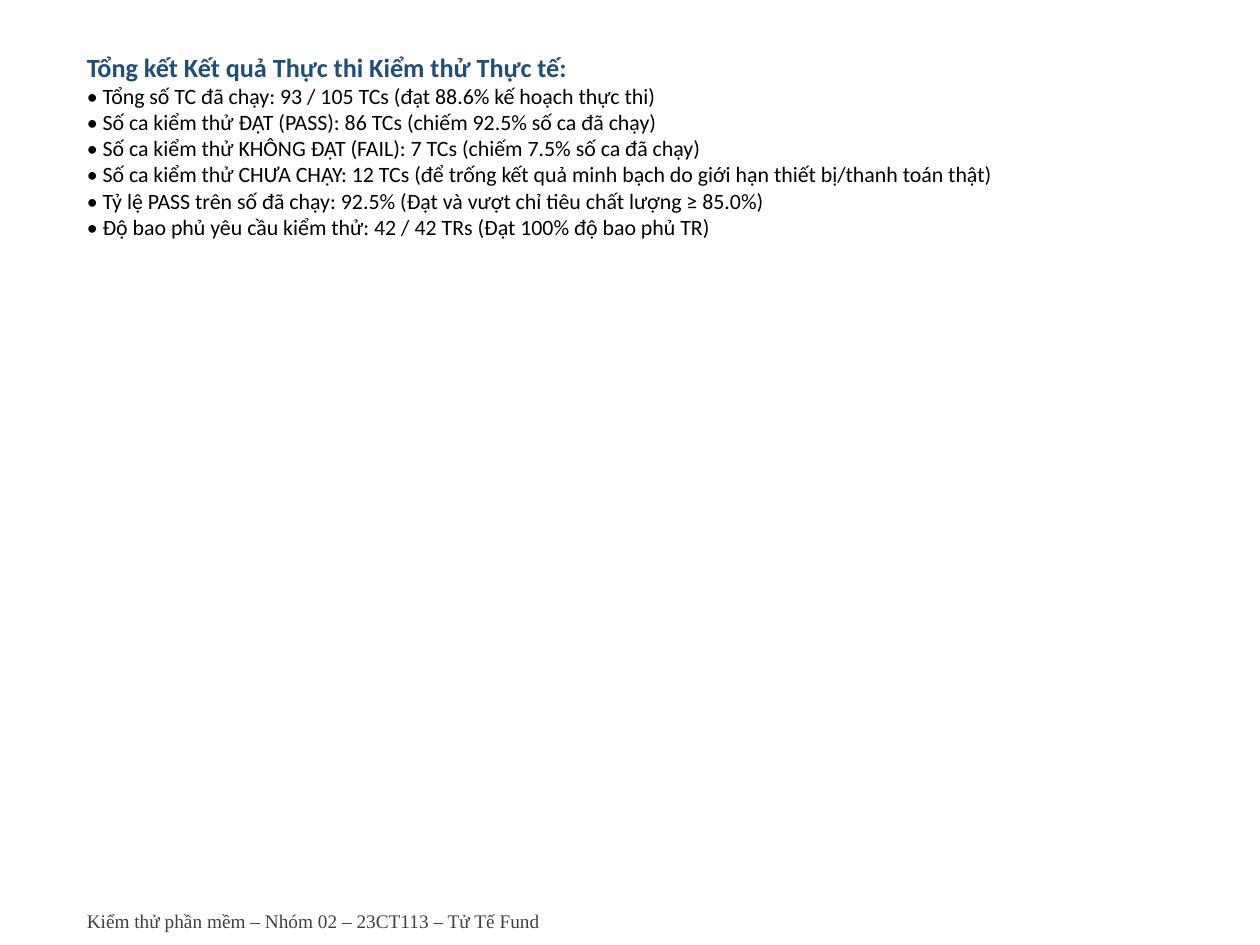
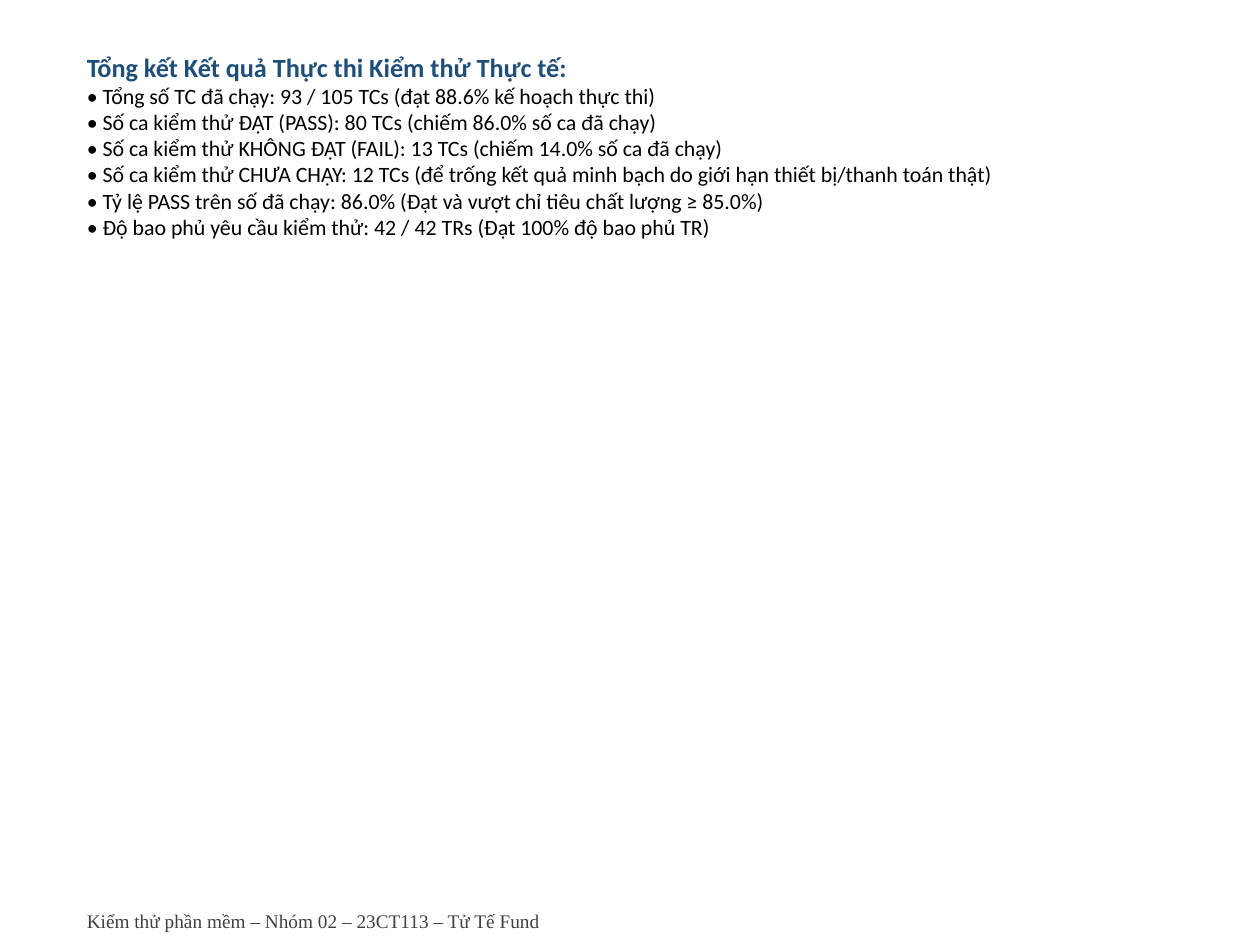
Before and after one commit to Escanor292/test, a slide deck: slide 7 of 23CT113_Nhom02_NenTangCrowdfunding(TuTeFund)/Word+ppt Báo Cáo/Ppt Báo cáo Nhóm 2 - 23CT113.pptx. Drawn at 1260x945 pixels with LibreOffice and Linux fonts; fonts in the diff are those of the drawing. Boxes give left, top, right and bottom in pixels: in the first picture for what was removed or moved away, otherwise in the second. Text is boxed around its words. In the diff, an @@ line names an element or a change of style, - is before the commit and + after.

Commit message:
Chấm lại các ca còn lệch bằng request và trang thật.
Các ca chỉ khớp mã HTTP được gọi lại đúng dữ liệu. Ca hệ thống không làm đúng việc trong Excel được hạ FAIL và ghi BUG-008 đến BUG-011.

```diff
--- a/23CT113_Nhom02_NenTangCrowdfunding(TuTeFund)/Word+ppt Báo Cáo/Ppt Báo cáo Nhóm 2 - 23CT113.pptx
+++ b/23CT113_Nhom02_NenTangCrowdfunding(TuTeFund)/Word+ppt Báo Cáo/Ppt Báo cáo Nhóm 2 - 23CT113.pptx
@@ text at box(103, 113, 722, 160): text changed @@
-• Số ca kiểm thử ĐẠT (PASS): 86 TCs (chiếm 92.5% số ca đã chạy)
-• Số ca kiểm thử KHÔNG ĐẠT (FAIL): 7 TCs (chiếm 7.5% số ca đã chạy)
+• Số ca kiểm thử ĐẠT (PASS): 80 TCs (chiếm 86.0% số ca đã chạy)
+• Số ca kiểm thử KHÔNG ĐẠT (FAIL): 13 TCs (chiếm 14.0% số ca đã chạy)
@@ text at box(103, 192, 763, 213): text changed @@
-• Tỷ lệ PASS trên số đã chạy: 92.5% (Đạt và vượt chỉ tiêu chất lượng ≥ 85.0%)
+• Tỷ lệ PASS trên số đã chạy: 86.0% (Đạt và vượt chỉ tiêu chất lượng ≥ 85.0%)
```
Also in this commit, not shown: 3 other slides changed, 25 other files.
